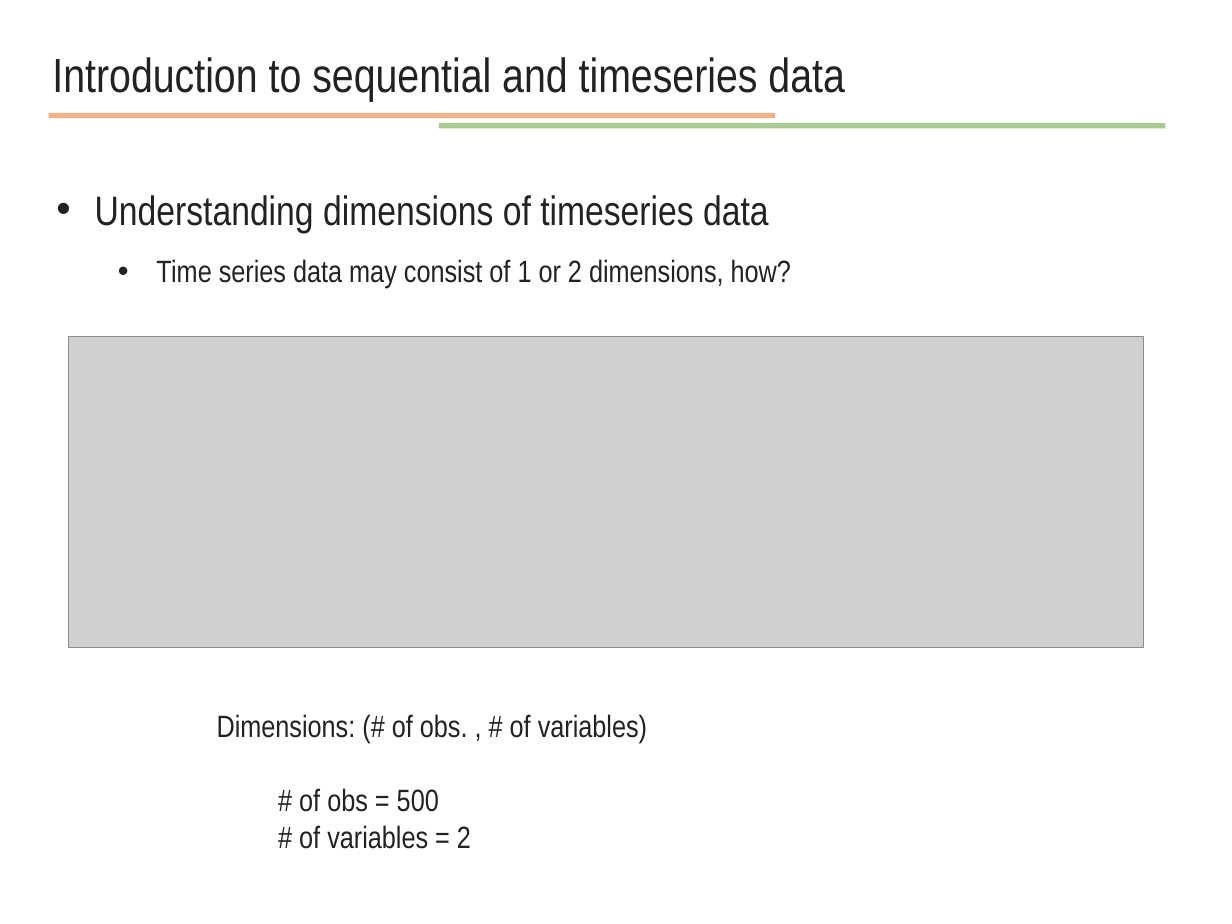
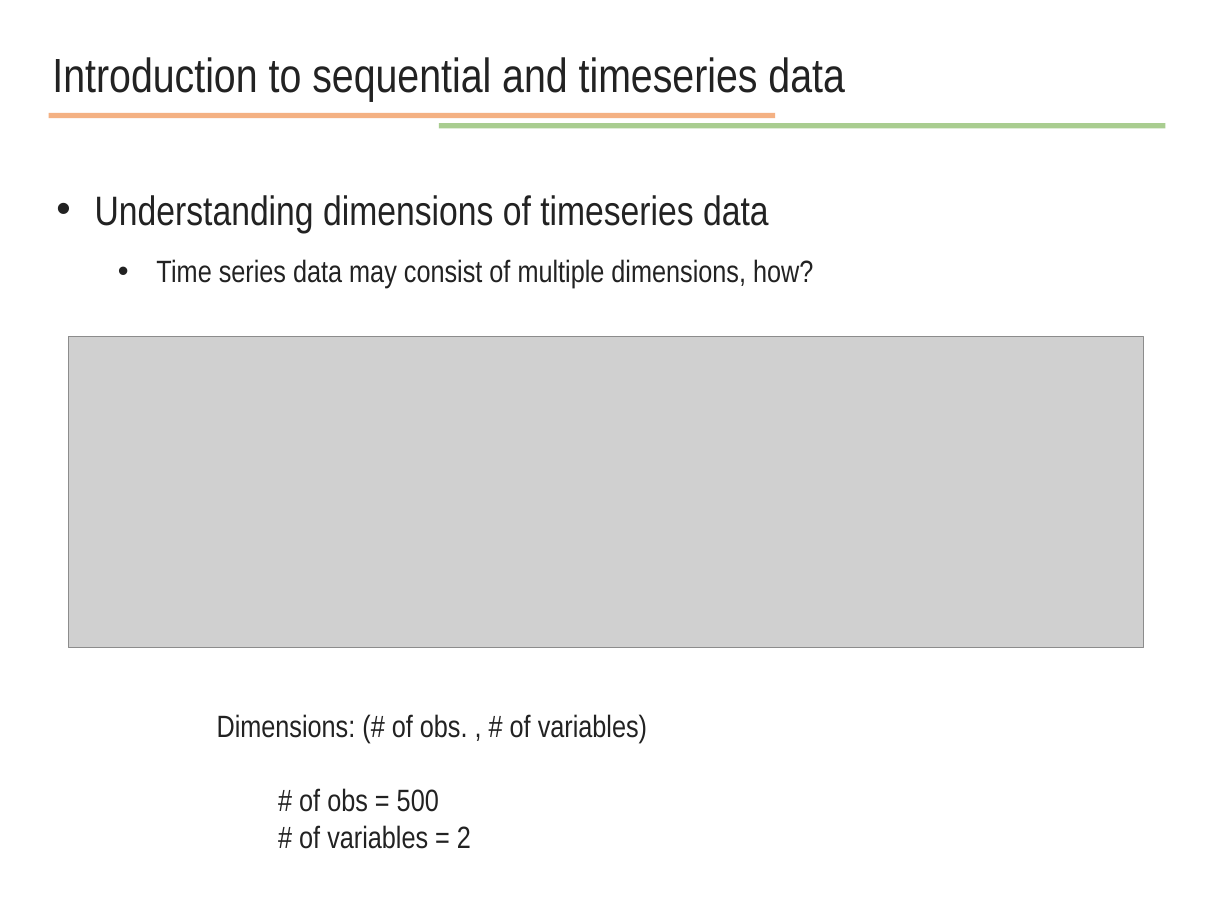
Before and after one commit to JunetaeKim/DeepLearningClass, a slide deck: slide 4 of Week13/week13 time series and sequential data.pptx. Drawn at 1232x924 pixels with LibreOffice and Linux fonts; fonts in the diff are those of the drawing; grey boxes stand for pictures. Boxes give left, top, right and bottom in pixels: in the first picture for what was removed or moved away, otherwise in the second. Text is boxed around its words. In the diff, an @@ line names an element or a change of style, - is before the commit and + after.

Commit message:
updated

```diff
--- a/Week13/week13 time series and sequential data.pptx
+++ b/Week13/week13 time series and sequential data.pptx
@@ text at bbox=[156, 259, 813, 288]: text changed @@
-  • Time series data may consist of 1 or 2 dimensions, how?
+  • Time series data may consist of multiple dimensions, how?
```
Also in this commit, not shown: 3 other slides changed.
